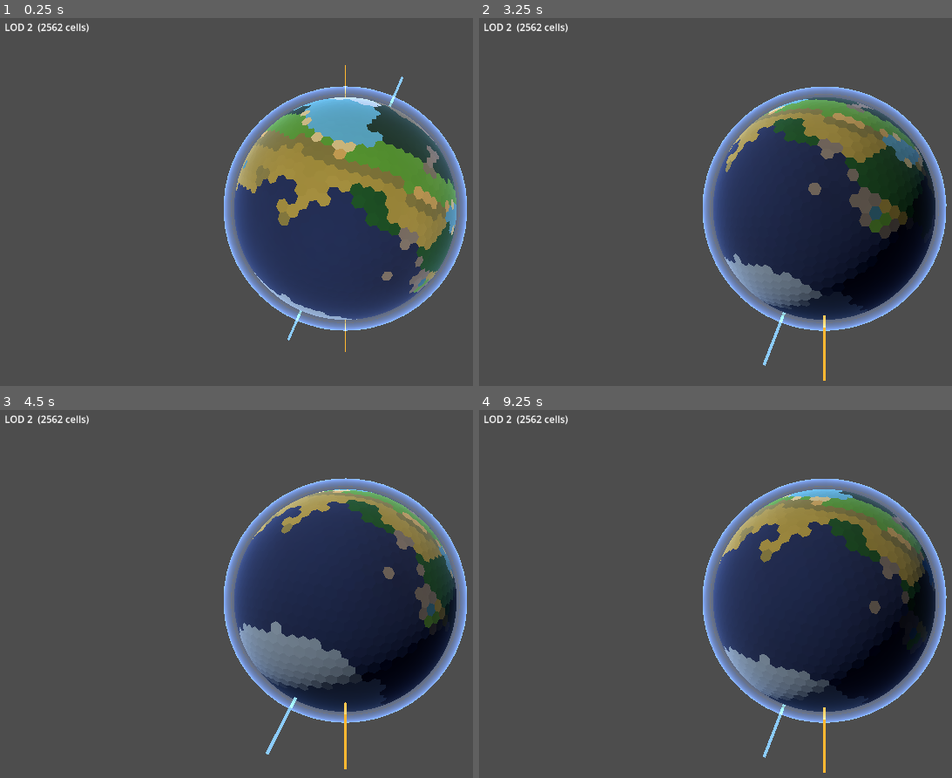
Above: before the commit, frames 1-4 (two rows, left to right).
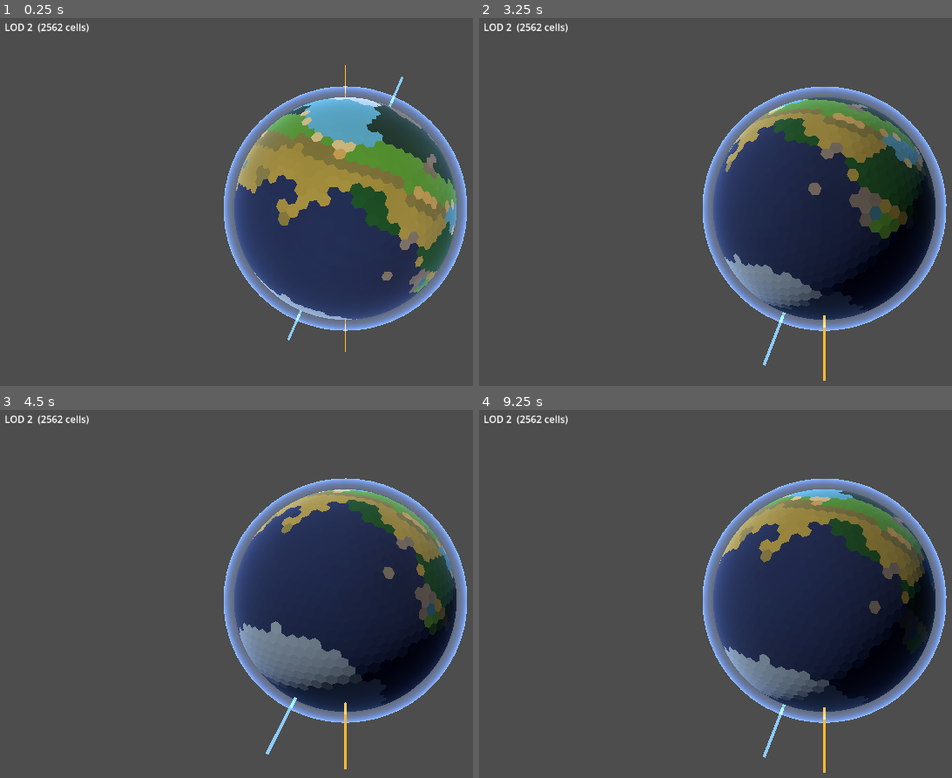
Above: after the commit, the same moments.

Repository: Halfwhit/hex-planet-gen
Game: Godot game, scene res://scenes/Main.tscn
Same seed, same stepped clock (60 frames per second), same inputs: the game is played once before the commit and once after it.
Inputs (mouse positions are in pixels of both pictures, inside the frame that each line leads up to):
- Up to frame 1 (0.25 s): no input
- Up to frame 2 (3.25 s): tap Enter at 0.5 s; move the mouse to (outside the picture) at 0.52 s; tap E at 0.6, 2.1 s; click (outside the picture) at 0.67 s; drag from (687, 227) to (791, 286) at 1.27 s; move the mouse to (895, 121) at 2.02 s; click (895, 121) at 2.17 s; drag from (791, 286) to (616, 150) at 2.77 s
- Up to frame 3 (4.5 s): move the mouse to (outside the picture) at 3.52 s; tap E at 3.6 s; click (outside the picture) at 3.67 s; drag from (137, 542) to (241, 502) at 4.27 s
- Up to frame 4 (9.25 s): move the mouse to (857, 601) at 5.02 s; tap E at 5.1, 6.6, 8.1 s; click (857, 601) at 5.17 s; drag from (720, 502) to (687, 619) at 5.77 s; move the mouse to (outside the picture) at 6.52 s; click (outside the picture) at 6.67 s; drag from (687, 619) to (791, 678) at 7.27 s; move the mouse to (895, 513) at 8.02 s; click (895, 513) at 8.17 s; drag from (791, 678) to (616, 542) at 8.77 s

The runs differ from the first frame. In frame 1, 0.1% of the frame differs, in the area x 84-93%, y 29-75%; in frame 2, 0.1%; in frame 3, less than 0.1%; in frame 4, less than 0.1%.

Commit message:
Reduce mountain biome size — alt threshold 0.52 → 0.60
Only cells genuinely high above sea level qualify as mountain; the
outer skirt cells (alt 0.52-0.60) now fall through to forest/grassland,
making plate-boundary ranges visibly narrower without removing the peak.

Co-Authored-By: Claude Sonnet 4.6 <noreply@anthropic.com>

Diff:
--- a/scripts/HexPlanet.gd
+++ b/scripts/HexPlanet.gd
@@ -501,11 +501,9 @@
 		return BIOME_TUNDRA
 
 	# Mountain zone.  Coastal cells stay rocky (no snow bordering the ocean).
-	# alt > 0.52 clips the low-elevation skirts that were making ranges too
-	# wide; those border cells fall through to forest/grassland instead.
 	# Snow threshold 0.50: tropical mountains stay rocky; mid-latitude and
 	# polar mountains get snow once altitude cooling brings temp below 0.50.
-	if alt > 0.52:
+	if alt > 0.60:
 		if near_ocean or temperature >= 0.50:
 			return BIOME_MOUNTAIN
 		return BIOME_SNOW
